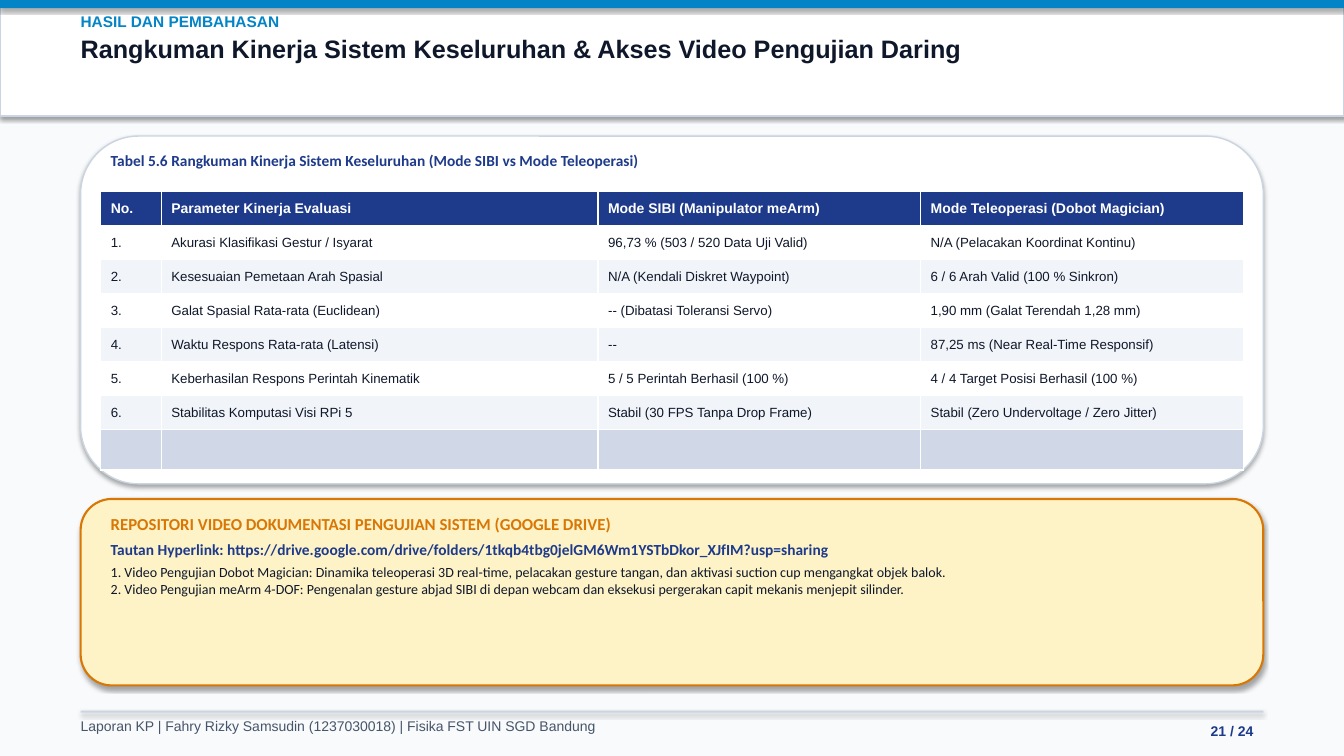
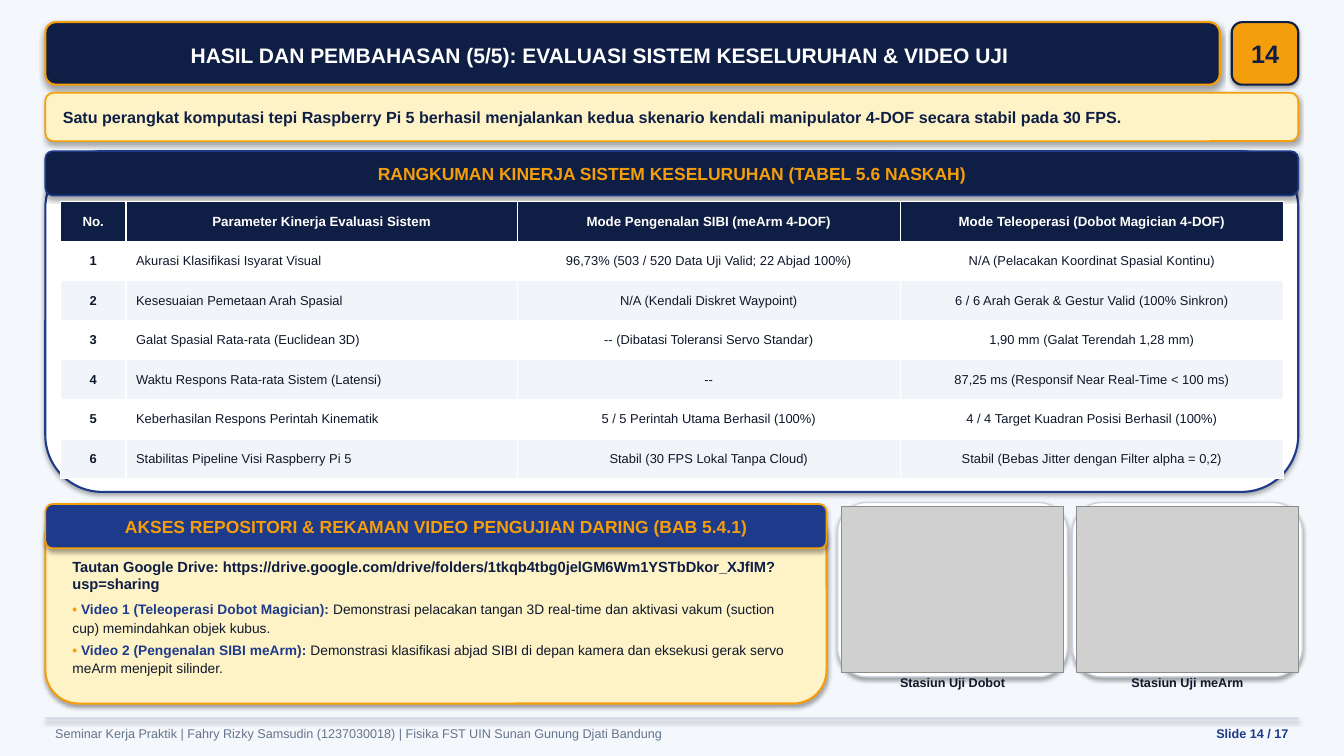
Before and after one commit to fahryrzky/LAPORAN-KP-Fahry-Rizky-Samsudin-Termux-Android, a slide deck: slide 14 of Laporan_KP_Fahry_Rizky_Samsudin.pptx (slide 21 before the commit). Drawn at 1344x756 pixels with LibreOffice and Linux fonts; fonts in the diff are those of the drawing; grey boxes stand for pictures. Boxes give left, top, right and bottom in pixels: in the first picture for what was removed or moved away, otherwise in the second. Text is boxed around its words. In the diff, an @@ line names an element or a change of style, - is before the commit and + after.

Commit message:
feat(presentation): update presentation deck, add pptx generator, pdf converter, and visual assets

```diff
--- a/Laporan_KP_Fahry_Rizky_Samsudin.pptx
+++ b/Laporan_KP_Fahry_Rizky_Samsudin.pptx
@@ rectangle at [0, 0, 1344, 756]: fill #F8FAFC to #F4F7FB @@
@@ rectangle removed at [0, 0, 1344, 116] @@
@@ rectangle removed at [0, 0, 1344, 8] @@
@@ rounded rectangle "HASIL DAN PEMBAHASAN (5/5): EVALUASI ...": place and size @@
-rounded rectangle "HASIL DAN PEMBAHASAN (5/5): EVALUASI ..." at [81, 16, 961, 64]
+rounded rectangle "HASIL DAN PEMBAHASAN (5/5): EVALUASI ..." at [45, 22, 1220, 85]
@@ rounded rectangle "HASIL DAN PEMBAHASAN (5/5): EVALUASI ..." at [45, 22, 1220, 85]: vertical alignment top to middle; fill none to #0F1E44; outline none to #F59E0B 1.5 pt; shadow on @@
@@ rounded rectangle added at [1232, 22, 1299, 85], fill #F59E0B, outline #0F1E44 1.5 pt, 18 pt, text #0F1E44, bold @@
+14
@@ text in rounded rectangle at [191, 47, 1008, 67]: text changed; size 18 to 15 pt; text colour #0F172A to #FFFFFF @@
-HASIL DAN PEMBAHASAN
-Rangkuman Kinerja Sistem Keseluruhan & Akses Video Pengujian Daring
+HASIL DAN PEMBAHASAN (5/5): EVALUASI SISTEM KESELURUHAN & VIDEO UJI
@@ rounded rectangle added at [45, 93, 1299, 141], fill #FEF3C7, outline #F59E0B 1.2 pt, 11.5 pt, text #0F1E44, bold @@
+Satu perangkat komputasi tepi Raspberry Pi 5 berhasil menjalankan kedua skenario kendali manipulator 4-DOF secara stabil pada 30 FPS.
@@ rounded rectangle: place and size @@
-rounded rectangle at [81, 136, 1263, 484]
+rounded rectangle at [45, 151, 1299, 492]
@@ rounded rectangle at [45, 151, 1299, 492]: outline #CBD5E1 1 pt to #1E3A8A 1.5 pt @@
@@ rounded rectangle added at [45, 151, 1299, 196], fill #0F1E44, outline #1E3A8A 1.2 pt, 12.5 pt, text #F59E0B, bold @@
+RANGKUMAN KINERJA SISTEM KESELURUHAN (TABEL 5.6 NASKAH)
@@ text removed at [111, 155, 638, 169] @@
-Tabel 5.6 Rangkuman Kinerja Sistem Keseluruhan (Mode SIBI vs Mode Teleoperasi)
@@ table at [60, 202, 1284, 479] @@
-row 1: No. | Parameter Kinerja Evaluasi | Mode SIBI (Manipulator meArm) | Mode Teleoperasi (Dobot Magician)
-row 2: 1. | Akurasi Klasifikasi Gestur / Isyarat | 96,73 % (503 / 520 Data Uji Valid) | N/A (Pelacakan Koordinat Kontinu)
-row 3: 2. | Kesesuaian Pemetaan Arah Spasial | N/A (Kendali Diskret Waypoint) | 6 / 6 Arah Valid (100 % Sinkron)
-row 4: 3. | Galat Spasial Rata-rata (Euclidean) | -- (Dibatasi Toleransi Servo) | 1,90 mm (Galat Terendah 1,28 mm)
-row 5: 4. | Waktu Respons Rata-rata (Latensi) | -- | 87,25 ms (Near Real-Time Responsif)
-row 6: 5. | Keberhasilan Respons Perintah Kinematik | 5 / 5 Perintah Berhasil (100 %) | 4 / 4 Target Posisi Berhasil (100 %)
-row 7: 6. | Stabilitas Komputasi Visi RPi 5 | Stabil (30 FPS Tanpa Drop Frame) | Stabil (Zero Undervoltage / Zero Jitter)
-row 8:  |  |  | 
+row 1: No. | Parameter Kinerja Evaluasi Sistem | Mode Pengenalan SIBI (meArm 4-DOF) | Mode Teleoperasi (Dobot Magician 4-DOF)
+row 2: 1 | Akurasi Klasifikasi Isyarat Visual | 96,73% (503 / 520 Data Uji Valid; 22 Abjad 100%) | N/A (Pelacakan Koordinat Spasial Kontinu)
+row 3: 2 | Kesesuaian Pemetaan Arah Spasial | N/A (Kendali Diskret Waypoint) | 6 / 6 Arah Gerak & Gestur Valid (100% Sinkron)
+row 4: 3 | Galat Spasial Rata-rata (Euclidean 3D) | -- (Dibatasi Toleransi Servo Standar) | 1,90 mm (Galat Terendah 1,28 mm)
+row 5: 4 | Waktu Respons Rata-rata Sistem (Latensi) | -- | 87,25 ms (Responsif Near Real-Time < 100 ms)
+row 6: 5 | Keberhasilan Respons Perintah Kinematik | 5 / 5 Perintah Utama Berhasil (100%) | 4 / 4 Target Kuadran Posisi Berhasil (100%)
+row 7: 6 | Stabilitas Pipeline Visi Raspberry Pi 5 | Stabil (30 FPS Lokal Tanpa Cloud) | Stabil (Bebas Jitter dengan Filter alpha = 0,2)
@@ table: place and size @@
-table at [101, 192, 1243, 464]
+table at [60, 202, 1284, 479]
@@ rounded rectangle added at [45, 504, 827, 704], fill #FEF3C7, outline #F59E0B 1.5 pt @@
@@ rounded rectangle added at [45, 504, 827, 548], fill #1E3A8A, outline #F59E0B 1.2 pt, 12.5 pt, text #F59E0B, bold @@
+AKSES REPOSITORI & REKAMAN VIDEO PENGUJIAN DARING (BAB 5.4.1)
@@ rounded rectangle removed at [81, 499, 1263, 686] @@
@@ rounded rectangle added at [838, 503, 1068, 678], fill #FFFFFF, outline #CBD5E1 1 pt @@
@@ picture added at [842, 507, 1064, 674] @@
@@ rounded rectangle added at [1073, 503, 1303, 678], fill #FFFFFF, outline #CBD5E1 1 pt @@
@@ picture added at [1077, 507, 1299, 674] @@
@@ text at [72, 561, 784, 676]: text changed; size 10 to 9.8 pt; font Calibri to Arial @@
-REPOSITORI VIDEO DOKUMENTASI PENGUJIAN SISTEM (GOOGLE DRIVE)
-Tautan Hyperlink: https://drive.google.com/drive/folders/1tkqb4tbg0jelGM6Wm1YSTbDkor_XJfIM?usp=sharing
-1. Video Pengujian Dobot Magician: Dinamika teleoperasi 3D real-time, pelacakan gesture tangan, dan aktivasi suction cup mengangkat objek balok.
-2. Video Pengujian meArm 4-DOF: Pengenalan gesture abjad SIBI di depan webcam dan eksekusi pergerakan capit mekanis menjepit silinder.
+Tautan Google Drive: https://drive.google.com/drive/folders/1tkqb4tbg0jelGM6Wm1YSTbDkor_XJfIM?usp=sharing
+• Video 1 (Teleoperasi Dobot Magician): Demonstrasi pelacakan tangan 3D real-time dan aktivasi vakum (suction cup) memindahkan objek kubus.
+• Video 2 (Pengenalan SIBI meArm): Demonstrasi klasifikasi abjad SIBI di depan kamera dan eksekusi gerak servo meArm menjepit silinder.
@@ text added at [900, 678, 1005, 690], 9 pt, text #0F172A, bold @@
+Stasiun Uji Dobot
@@ text added at [1131, 678, 1243, 690], 9 pt, text #0F172A, bold @@
+Stasiun Uji meArm
@@ rectangle: place and size @@
-rectangle at [81, 711, 1263, 713]
+rectangle at [45, 718, 1299, 719]
@@ text at [55, 729, 661, 741]: text changed; size 10 to 9 pt; text colour #475569 to #64748B @@
-Laporan KP | Fahry Rizky Samsudin (1237030018) | Fisika FST UIN SGD Bandung
+Seminar Kerja Praktik | Fahry Rizky Samsudin (1237030018) | Fisika FST UIN Sunan Gunung Djati Bandung
@@ text removed at [1211, 726, 1254, 736] @@
-21 / 24
@@ text added at [1216, 729, 1288, 738], 9 pt, text #1E3A8A, bold @@
+Slide 14 / 17
```
Also in this commit, not shown: 6 other slides changed, 10 slides added, 17 slides removed, 18 other files.
